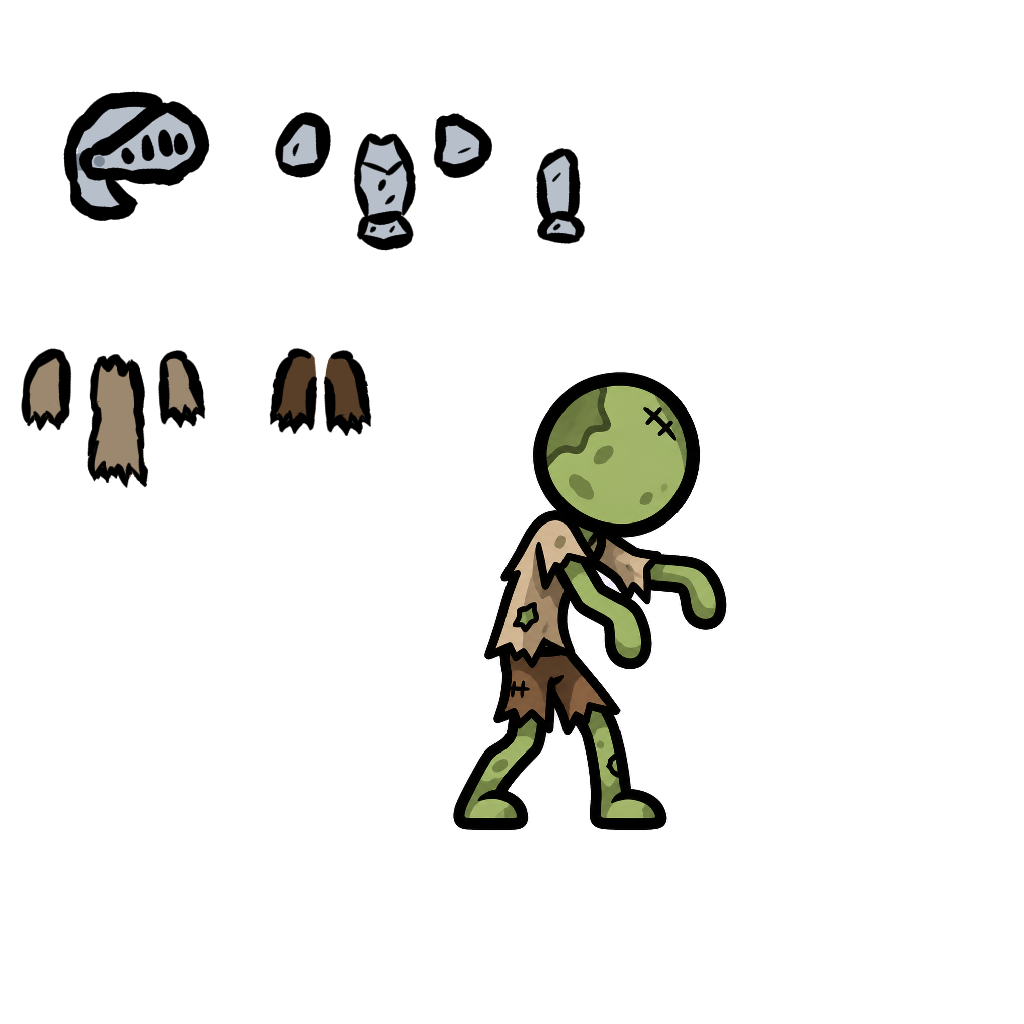
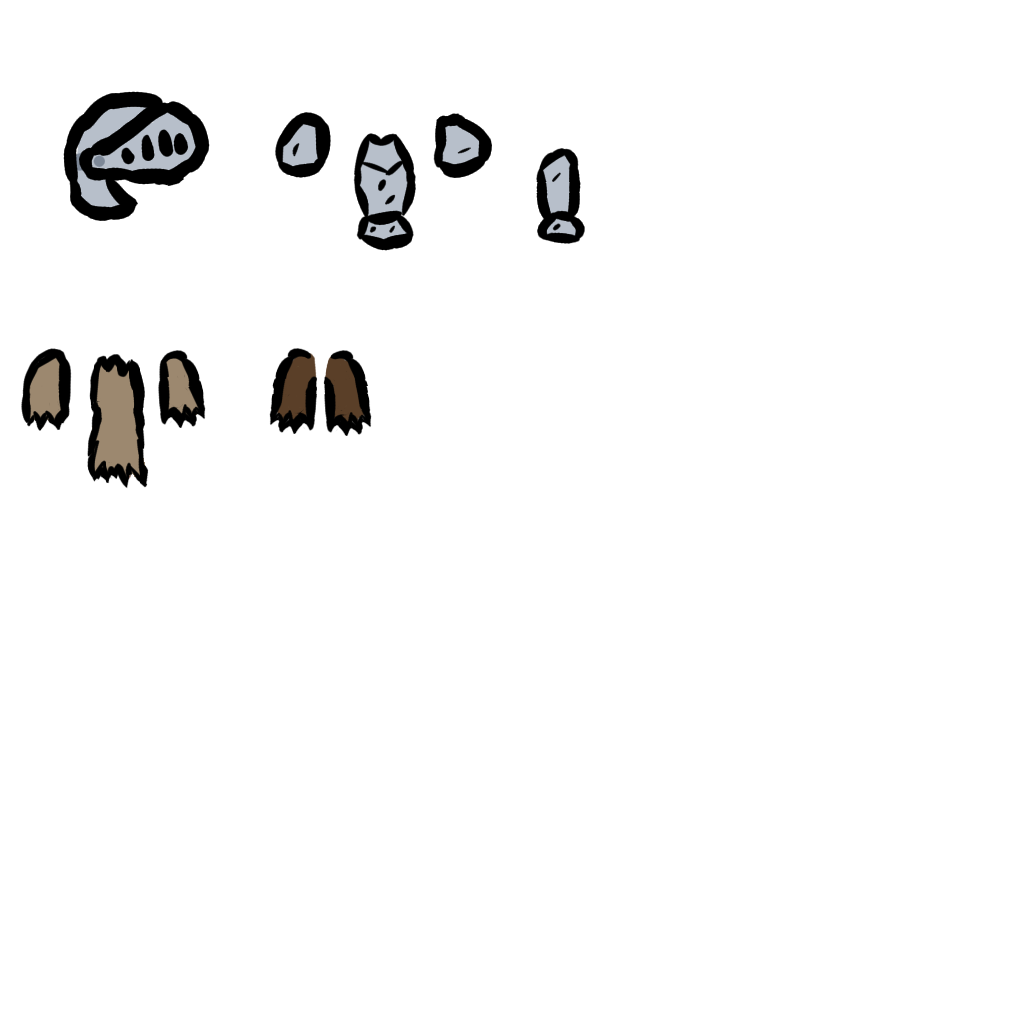
Layer changes from the first 1024x1024 image to the second:
hid "ref", moved it above "Stick FIgure" over [451, 371, 728, 831]
